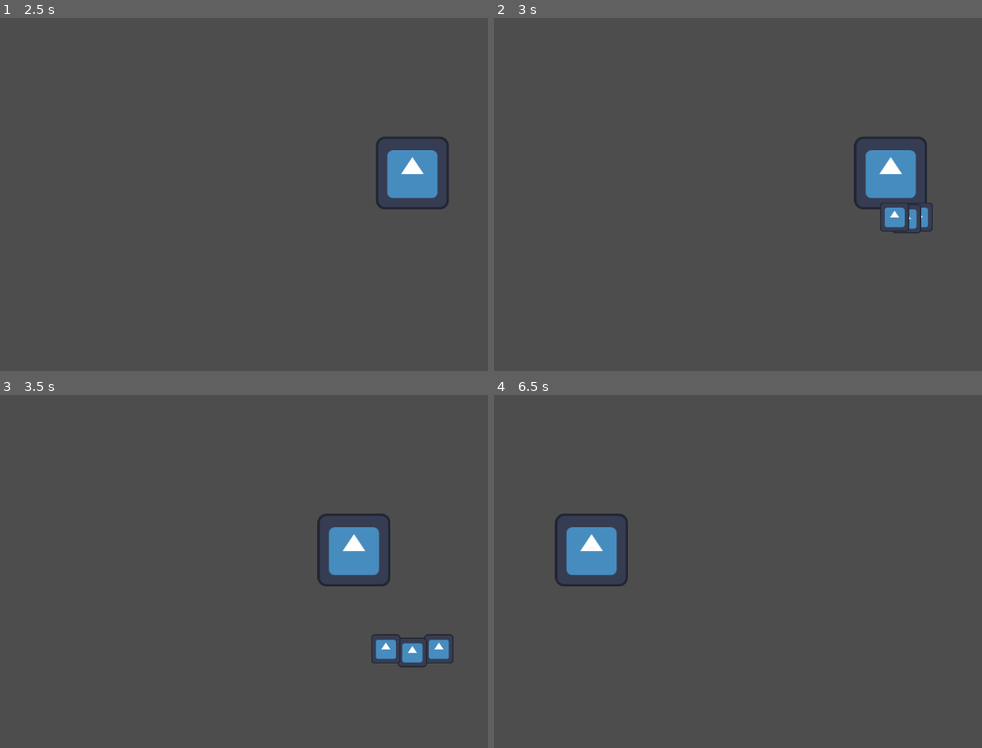
Above: before the commit, frames 1-4 (two rows, left to right).
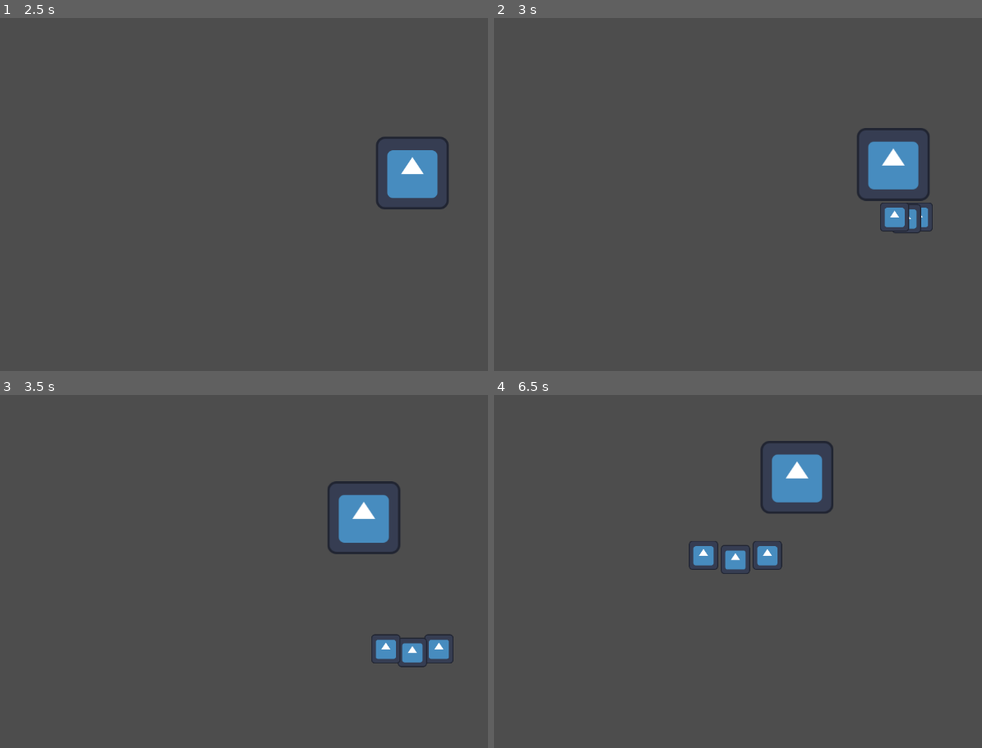
Above: after the commit, the same moments.

Repository: sandwichhlord/WorkingTitleGodotGame
Game: Godot game, scene res://entities/minibosses/moth_mb.tscn
Two runs of this game, one before a commit and one after it. Both use one fixed random seed, a clock stepped at 60 frames per second and the inputs below. The engine's default icon, where the game draws it, is replaced by a stand-in: a white triangle on a blue panel in a dark square.
Inputs:
- Up to frame 1 (2.5 s): no input
- Up to frame 2 (3 s): no input
- Up to frame 3 (3.5 s): no input
- Up to frame 4 (6.5 s): no input

Frame 1 is identical in both runs. In frame 2, 1.5% of the frame differs, in the area x 73-90%, y 31-55%; in frame 3, 2.8%; in frame 4, 4.6%, in the area x 12-70%, y 13-55%.

Commit message:
fixed bug of boss firing twice

Diff:
--- a/core/states/minibosses/venom.gd
+++ b/core/states/minibosses/venom.gd
@@ -12,19 +12,11 @@
 	attack_timer = 0.0
 	is_attacking = false
 
-	await get_tree().create_timer(0.2).timeout
-
-	_shoot()
-
-	await get_tree().create_timer(0.2).timeout
-
-	fsm_node.change_state("move")
-
 func exit() -> void:
 	pass
 
 func update(delta:float) -> void:
-	attack_timer+=delta
+	attack_timer += delta
 
 	#all this happens at 0.2 seconds
 	if attack_timer>=0.2 and not is_attacking:
@@ -32,7 +24,10 @@
 		is_attacking = true
 
 	elif attack_timer >=0.4:
-		fsm_node.change_state("move")
+		if boss.current_stage == 3:
+			fsm_node.change_state("handler")
+		else:
+			fsm_node.change_state("move")
 
 func _shoot() -> void:
 	if not pool:
